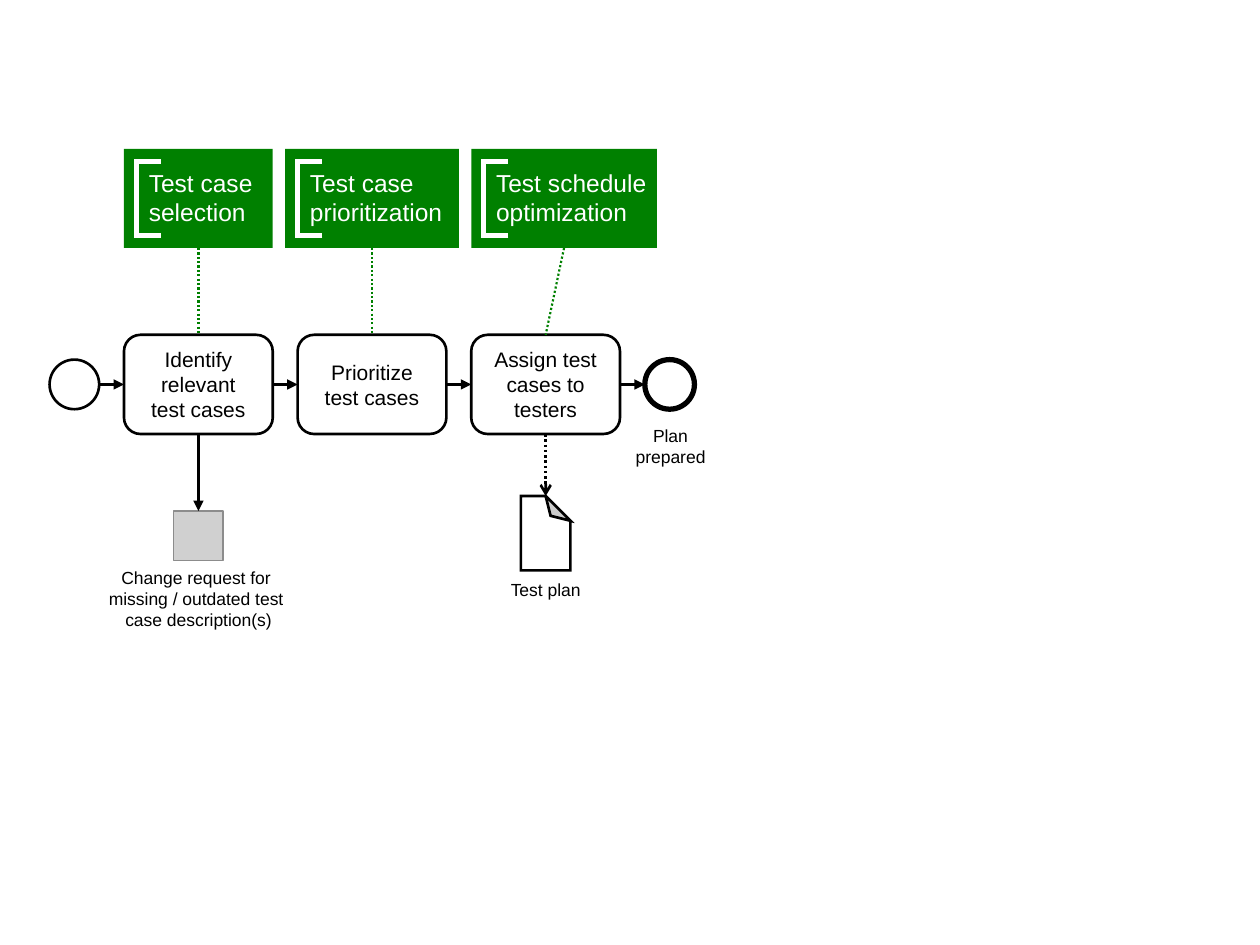
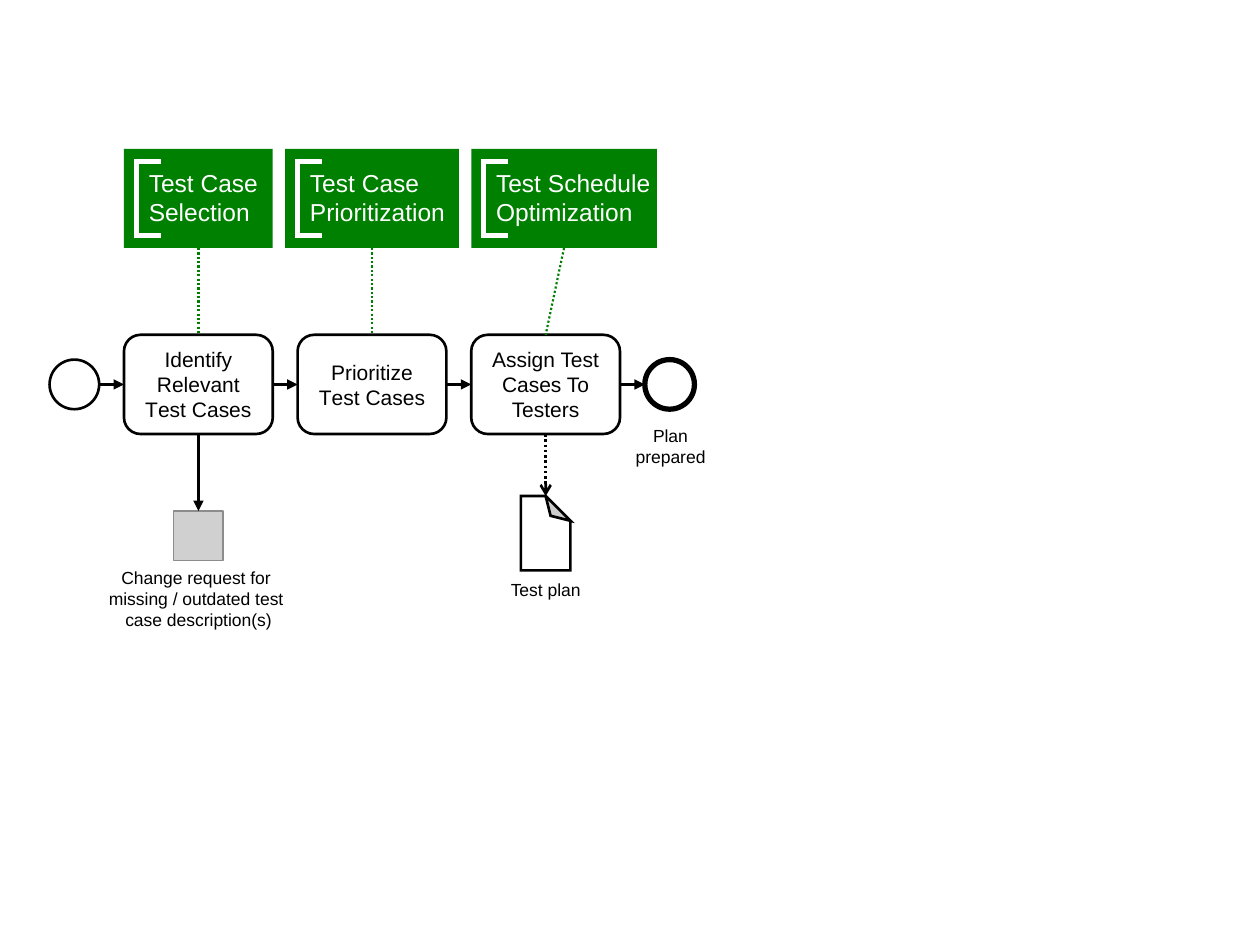
Before and after one commit to manual-testing-study/manual-testing-esec-fse-21, a slide deck: slide 2 of process-model/process-model.pptx. Drawn at 1260x945 pixels with LibreOffice and Linux fonts; fonts in the diff are those of the drawing; grey boxes stand for pictures. Boxes give left, top, right and bottom in pixels: in the first picture for what was removed or moved away, otherwise in the second. Text is boxed around its words. In the diff, an @@ line names an element or a change of style, - is before the commit and + after.

```diff
--- a/process-model/process-model.pptx
+++ b/process-model/process-model.pptx
@@ text in rectangle at box(149, 175, 258, 222): text changed @@
-Test case
-selection
+Test Case
+Selection
@@ text in rectangle at box(310, 175, 445, 222): text changed @@
-Test case
-prioritization
+Test Case
+Prioritization
@@ text in rectangle at box(496, 174, 650, 226): text changed @@
-Test schedule
-optimization
+Test Schedule
+Optimization
@@ text in rounded rectangle at box(145, 351, 251, 418): text changed @@
-Identify relevant test cases
+Identify Relevant Test Cases
@@ text in rounded rectangle at box(492, 351, 599, 418): text changed @@
-Assign test cases to testers
+Assign Test Cases To Testers
@@ text in rounded rectangle at box(319, 364, 425, 406): text changed @@
-Prioritize
-test cases
+Prioritize
+Test Cases
```
Also in this commit, not shown: 3 other slides changed, 8 other files.
